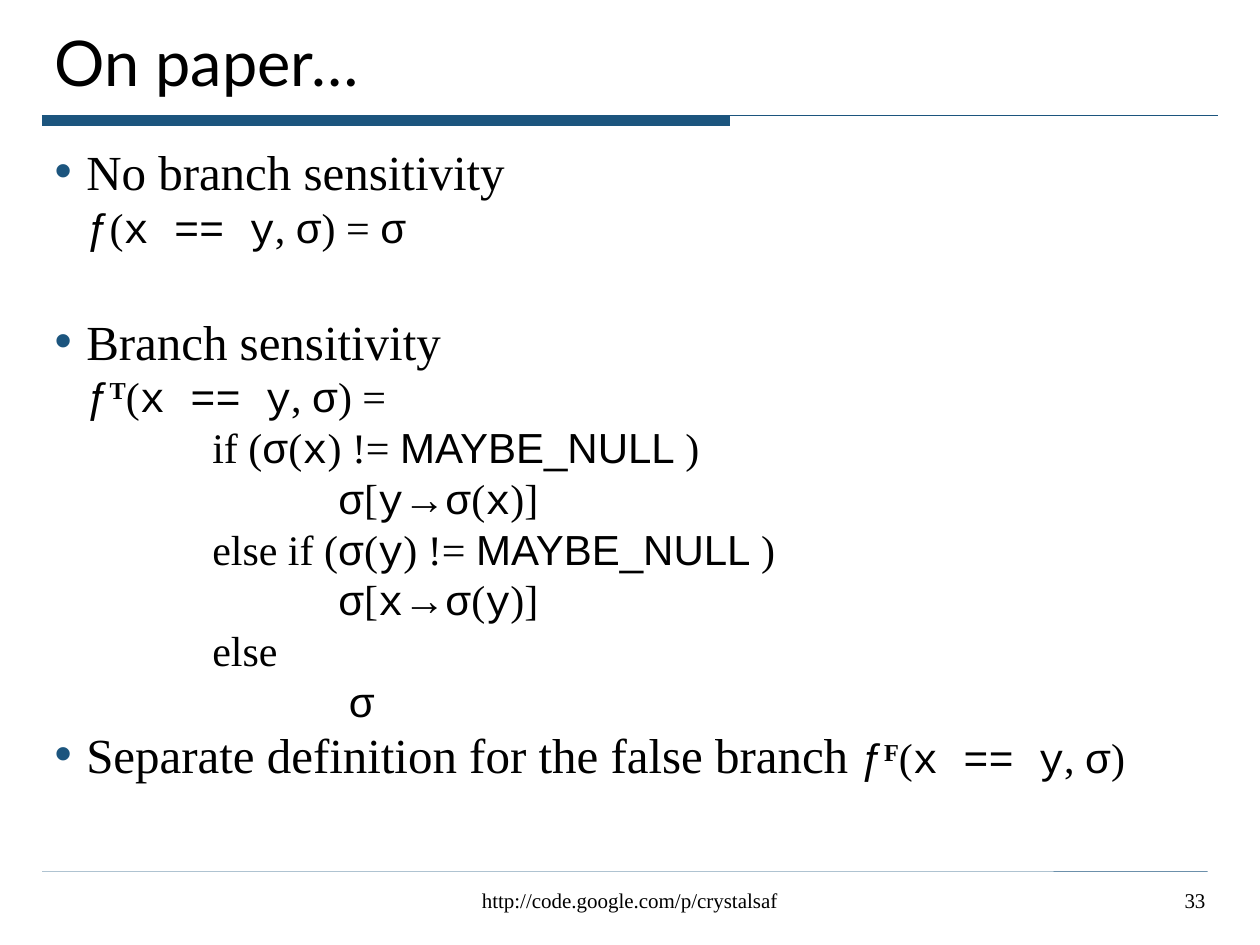
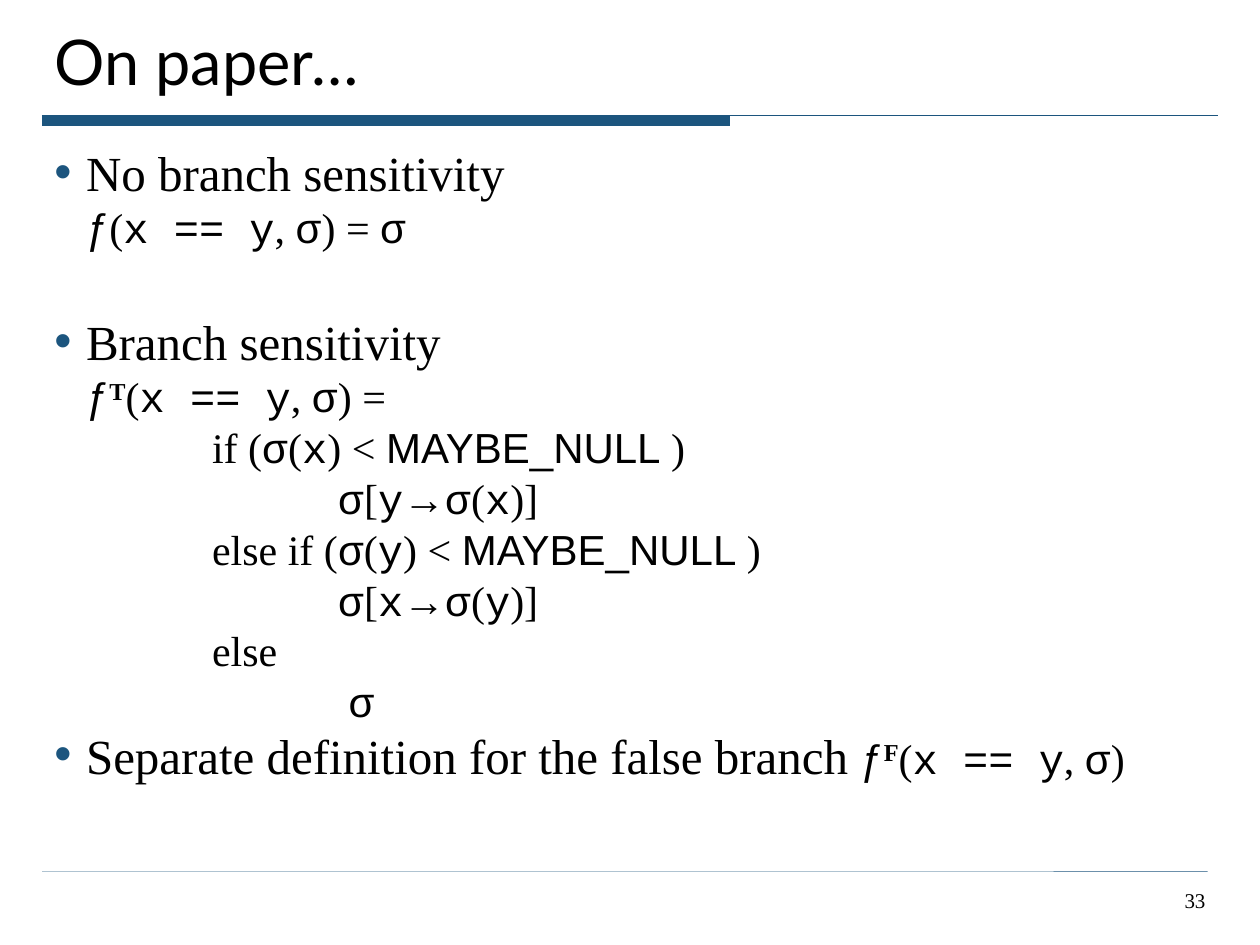
Before and after one commit to ciera/crystalsaf, a slide deck: slide 33 of TutorialExamples/CrystalTutorial.ppt. Drawn at 1260x945 pixels with LibreOffice and Linux fonts; fonts in the diff are those of the drawing. Boxes give left, top, right and bottom in pixels: in the first picture for what was removed or moved away, otherwise in the second. Text is boxed around its words. In the diff, an @@ line names an element or a change of style, - is before the commit and + after.

```diff
--- a/TutorialExamples/CrystalTutorial.ppt
+++ b/TutorialExamples/CrystalTutorial.ppt
@@ text at box(212, 433, 661, 472): text changed @@
-if (σ(x) != MAYBE_NULL )
+if (σ(x) < MAYBE_NULL )
@@ text at box(212, 535, 737, 574): text changed @@
-else if (σ(y) != MAYBE_NULL )
+else if (σ(y) < MAYBE_NULL )
@@ text removed at box(482, 893, 778, 913) @@
-http://code.google.com/p/crystalsaf
```
Also in this commit, not shown: 35 other slides changed, 2 slides added.
